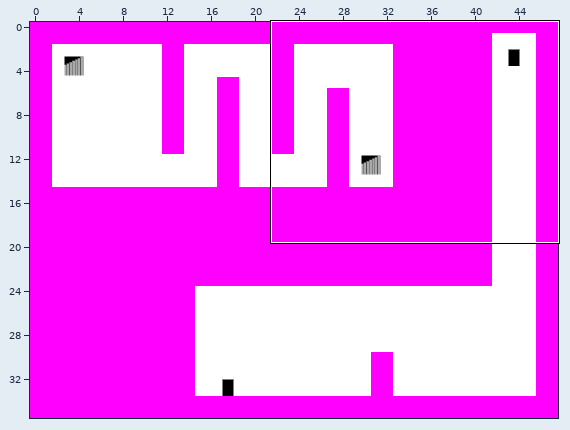
An edit to a level. Tiled map, maps/coopTest7.tmx. The picture above shows the old version from afar; the outline marks the close-up.
Close-up. Before:
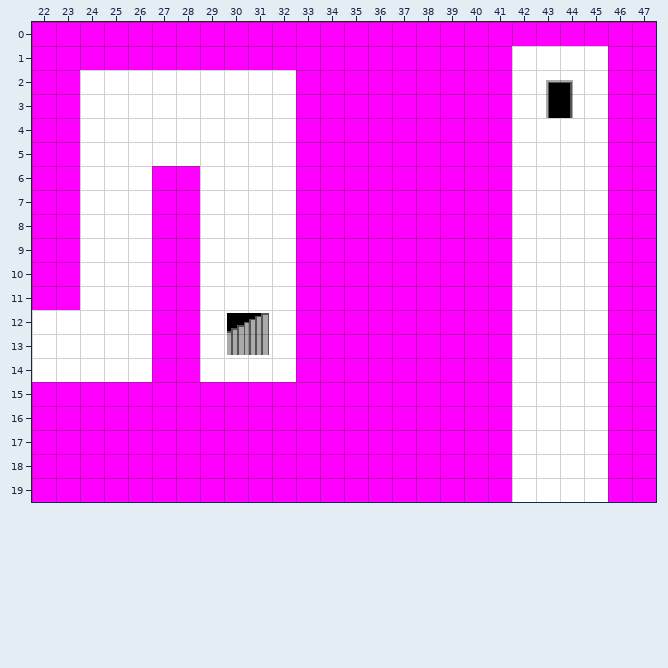
Cells are 16x16 px. Shown: x 22..47, y 0..19. The commit also changed other parts of the map, which this record leaves out.
And afterwards:
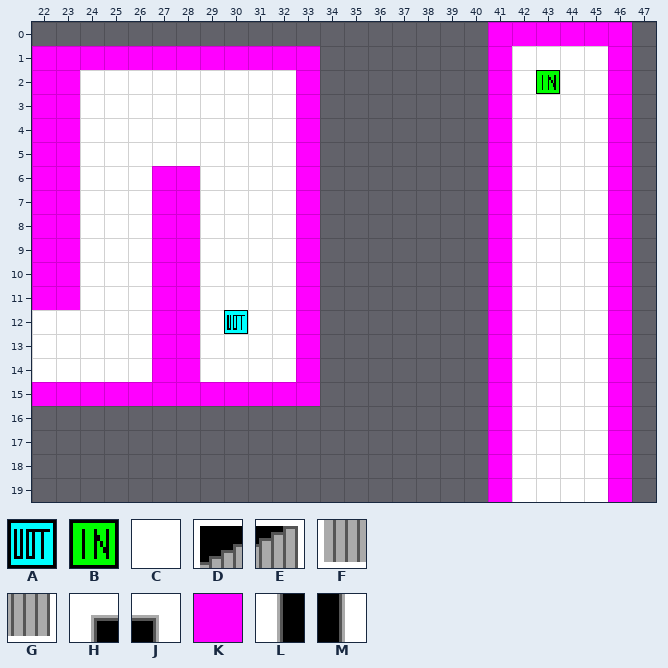
Key: from "coop": A 9, B 10; from "topdownplatform": C 0, D 3, E 4, F 8, G 9, H 16, J 17, K 20, L 21, M 22.
_ is an empty cell.
Tiles of an added or newly shown layer are drawn over the layers below it.
What changed:
Layer "Tile Layer 1":
y 0: x 22..40 KKKKKKKKKKKKKKKKKKK -> ___________________; x 47 K -> _
y 1: x 34..40 KKKKKKK -> _______; x 47 K -> _
y 2: x 34..40 KKKKKKK -> _______; x 43..44 HJ -> __; x 47 K -> _
y 3: x 34..40 KKKKKKK -> _______; x 43..44 LM -> __; x 47 K -> _
y 4..11: x 34..40 KKKKKKK -> _______; x 47 K -> _
y 12: x 30..31 DE -> AC; x 34..40 KKKKKKK -> _______; x 47 K -> _
y 13: x 30..31 FG -> CC; x 34..40 KKKKKKK -> _______; x 47 K -> _
y 14..15: x 34..40 KKKKKKK -> _______; x 47 K -> _
y 16..19: x 22..40 KKKKKKKKKKKKKKKKKKK -> ___________________; x 47 K -> _
Layer "Tile Layer 2" (added):
y 2: x 43..44 __ -> BC
y 3: x 43..44 __ -> CC
Boxes around the changes in both close-ups, in picture pixels (x1, y1, x2, y2):
changed: (32, 22, 488, 502)
removed: (632, 22, 656, 502)
changed: (536, 70, 573, 118)
